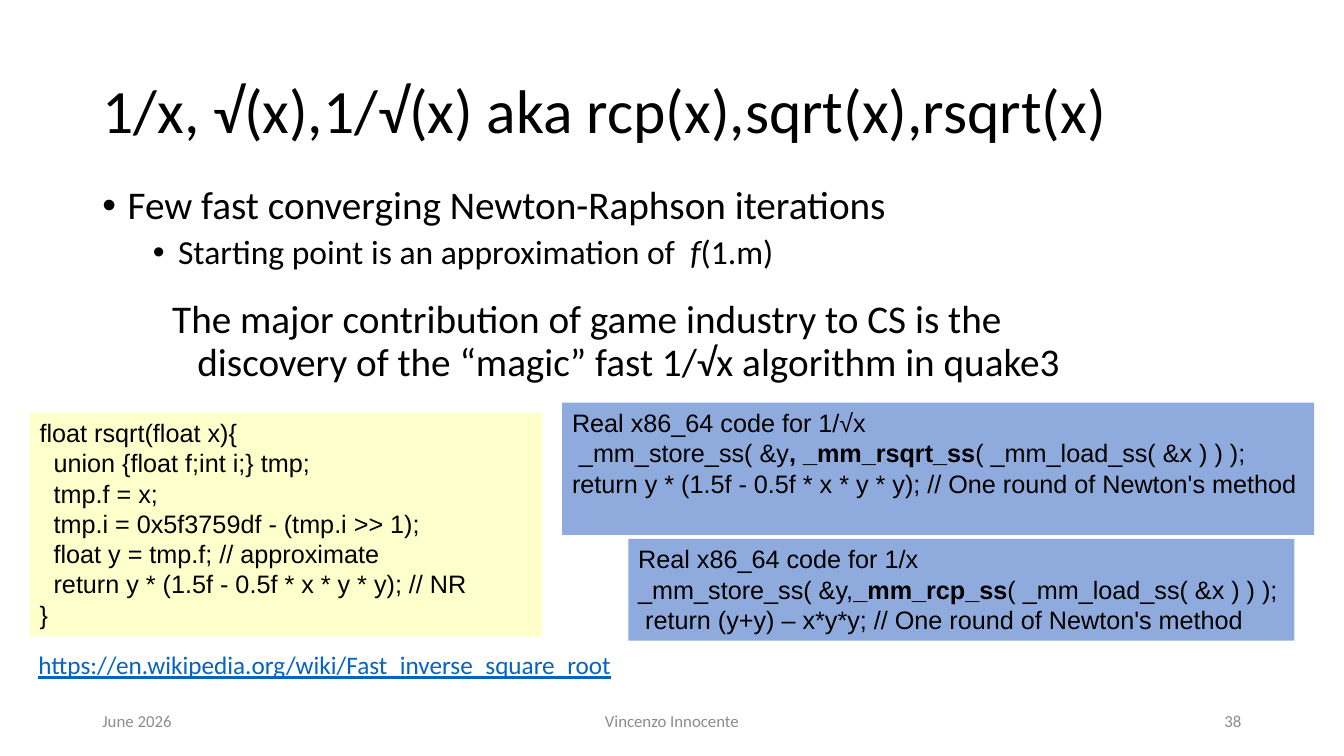
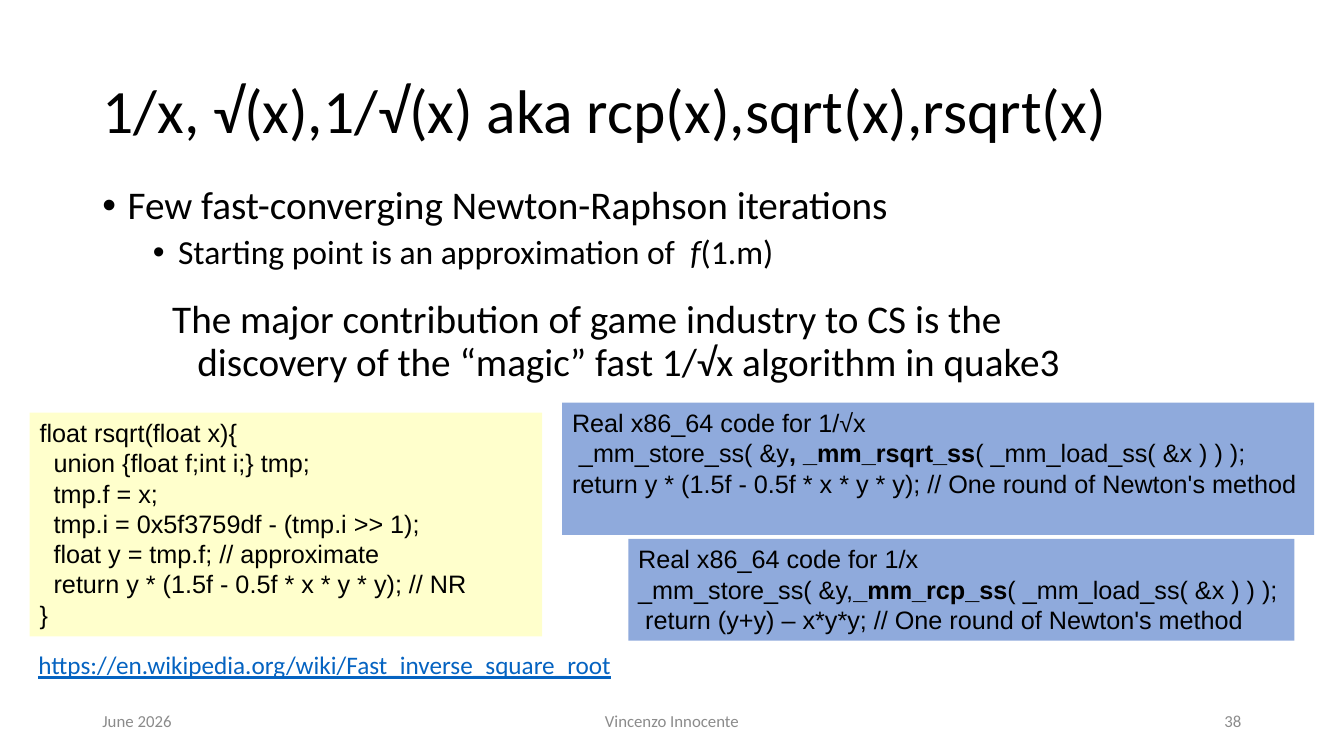
Before and after one commit to VinInn/FPCourse, a slide deck: slide 38 of Slides/FPforScientist.pptx. Drawn at 1344x756 pixels with LibreOffice and Linux fonts; fonts in the diff are those of the drawing. Boxes give left, top, right and bottom in pixels: in the first picture for what was removed or moved away, otherwise in the second. Text is boxed around its words. In the diff, an @@ line names an element or a change of style, - is before the commit and + after.

```diff
--- a/Slides/FPforScientist.pptx
+++ b/Slides/FPforScientist.pptx
@@ text at [128,191,888,226]: text changed @@
-• Few fast converging Newton-Raphson iterations
+• Few fast-converging Newton-Raphson iterations
```
Also in this commit, not shown: 2 other slides changed.
